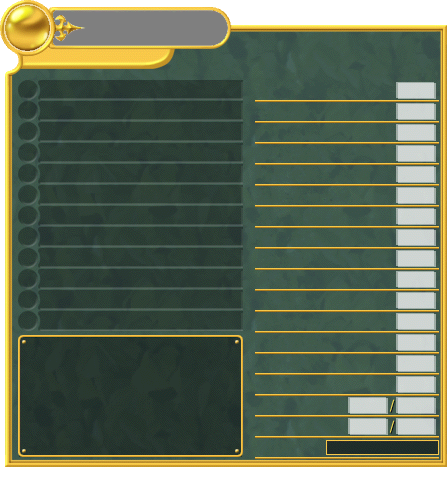
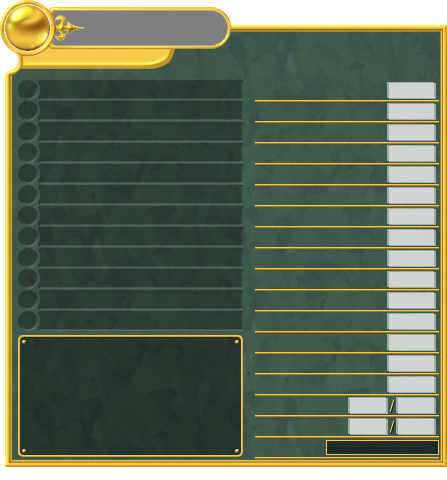
Revision of a layered 447×480 image; what changed, layer by layer:
painted on "ofc_e00.png" over (383, 79, 436, 395)
